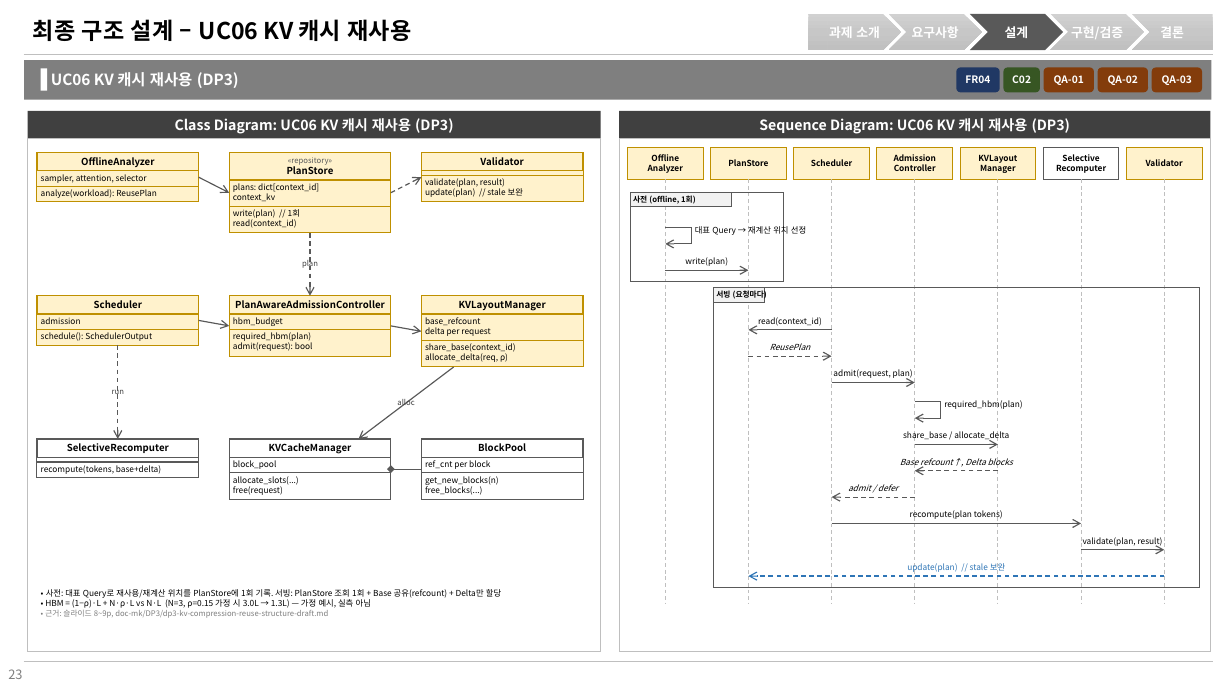
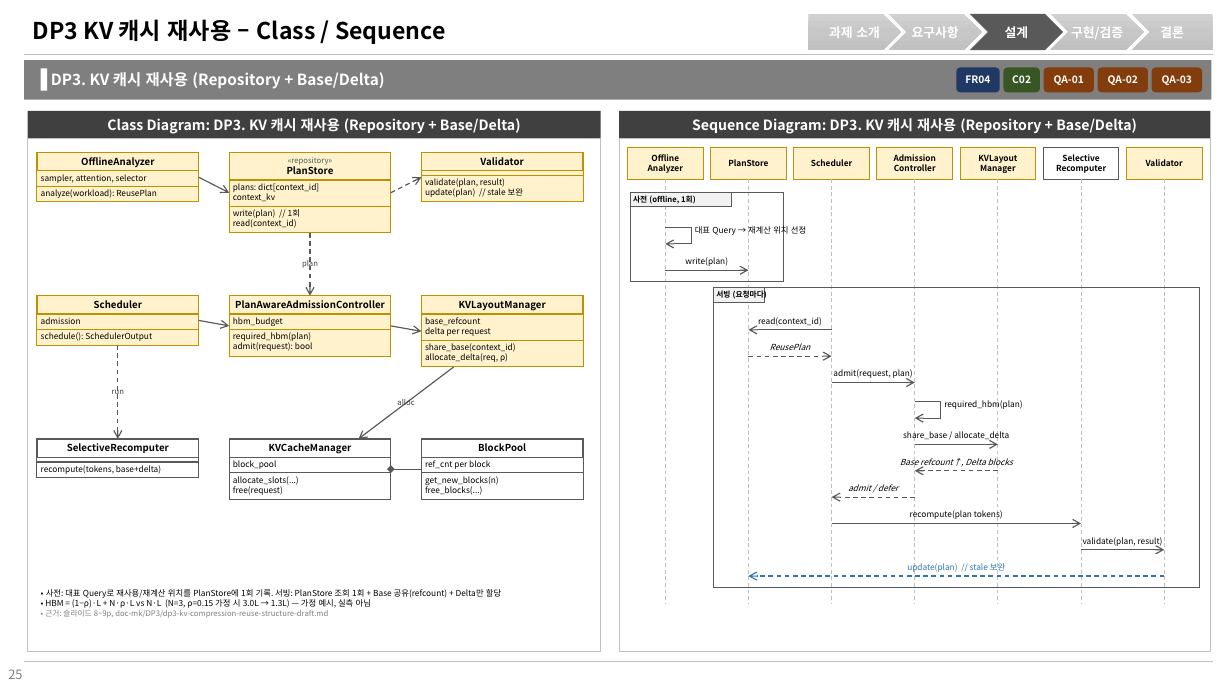
Before and after one commit to mkim0628/vllm, a slide deck: slide 25 of doc-mk/slides/architecture-final-views-merged.pptx (slide 23 before the commit). Drawn at 1232x693 pixels with LibreOffice and Linux fonts; fonts in the diff are those of the drawing. Boxes give left, top, right and bottom in pixels: in the first picture for what was removed or moved away, otherwise in the second. Text is boxed around its words. In the diff, an @@ line names an element or a change of style, - is before the commit and + after.

```diff
--- a/doc-mk/slides/architecture-final-views-merged.pptx
+++ b/doc-mk/slides/architecture-final-views-merged.pptx
@@ title at bbox=[33, 19, 446, 44]: text changed @@
-최종 구조 설계 – UC06 KV 캐시 재사용
+DP3 KV 캐시 재사용 – Class / Sequence
@@ text at bbox=[51, 72, 385, 89]: text changed @@
-UC06 KV 캐시 재사용 (DP3)
+DP3. KV 캐시 재사용 (Repository + Base/Delta)
@@ text in rectangle at bbox=[107, 118, 521, 134]: text changed @@
-Class Diagram: UC06 KV 캐시 재사용 (DP3)
+Class Diagram: DP3. KV 캐시 재사용 (Repository + Base/Delta)
@@ text in rectangle at bbox=[692, 118, 1137, 134]: text changed @@
-Sequence Diagram: UC06 KV 캐시 재사용 (DP3)
+Sequence Diagram: DP3. KV 캐시 재사용 (Repository + Base/Delta)
@@ text at bbox=[8, 669, 22, 679]: text changed @@
-23
+25
```
Also in this commit, not shown: 11 other slides changed, 2 slides added, 1 slide removed.
